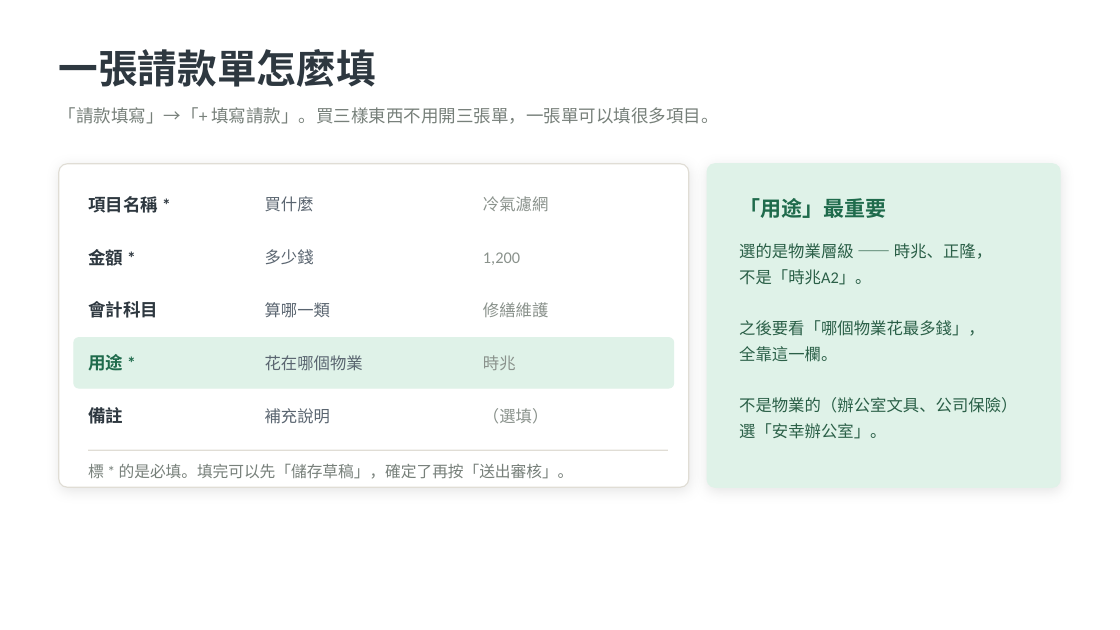
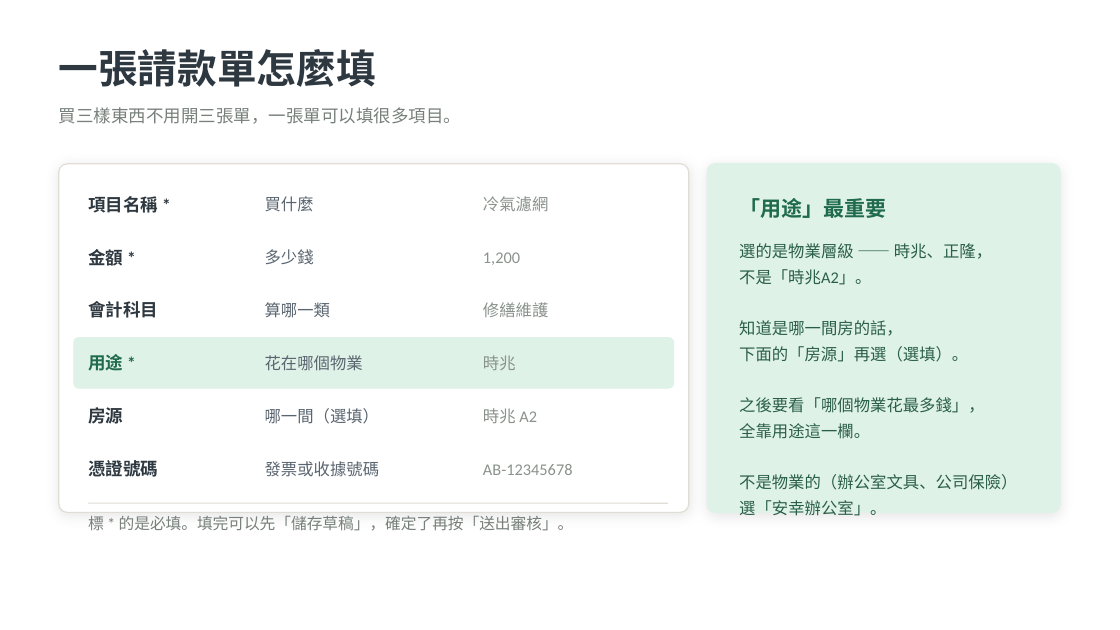
Before and after one commit to twlo79/anxing-web, a slide deck: slide 13 of docs/安幸上工ERP_管家操作說明.pptx (slide 11 before the commit). Drawn at 1120x630 pixels with LibreOffice and Linux fonts; fonts in the diff are those of the drawing. Boxes give left, top, right and bottom in pixels: in the first picture for what was removed or moved away, otherwise in the second. Text is boxed around its words. In the diff, an @@ line names an element or a change of style, - is before the commit and + after.

```diff
--- a/docs/安幸上工ERP_管家操作說明.pptx
+++ b/docs/安幸上工ERP_管家操作說明.pptx
@@ text at (59, 107, 461, 124): text changed @@
-「請款填寫」→「+ 填寫請款」。買三樣東西不用開三張單，一張單可以填很多項目。
+買三樣東西不用開三張單，一張單可以填很多項目。
@@ rounded rectangle: place and size @@
-rounded rectangle at (59, 164, 689, 487)
+rounded rectangle at (59, 164, 689, 513)
@@ rounded rectangle at (59, 164, 689, 513): proportions changed @@
@@ rounded rectangle at (707, 164, 1060, 513): proportions changed @@
@@ rounded rectangle: place and size @@
-rounded rectangle at (707, 164, 1060, 487)
+rounded rectangle at (707, 164, 1060, 513)
@@ text at (739, 320, 968, 362): paragraphs added @@
+知道是哪一間房的話，
+下面的「房源」再選（選填）。
@@ text at (88, 407, 123, 424): text changed @@
-備註
+房源
@@ text at (265, 408, 380, 424): text changed @@
-補充說明
+哪一間（選填）
@@ text at (483, 408, 537, 423): text changed @@
-（選填）
+時兆 A2
@@ text at (739, 423, 870, 439): text changed @@
-全靠這一欄。
+全靠用途這一欄。
@@ text added at (88, 457, 158, 480), 15 pt, text #2E3840, bold @@
+憑證號碼
@@ text added at (265, 461, 380, 477), 14 pt, text #5A6570 @@
+發票或收據號碼
@@ text added at (483, 464, 573, 475), 14 pt, text #8A928C @@
+AB-12345678
@@ text "標 * 的是必填。填完可以先「儲存草稿」，確定了再按「送出審核」。": place and size @@
-text "標 * 的是必填。填完可以先「儲存草稿」，確定了再按「送出審核」。" at (88, 463, 574, 479)
+text "標 * 的是必填。填完可以先「儲存草稿」，確定了再按「送出審核」。" at (88, 515, 574, 531)
@@ line moved from (88, 450) - (668, 450) to (88, 503) - (668, 503) @@
```
Also in this commit, not shown: 7 other slides changed, 4 slides added, 1 slide removed, 4 other files.
